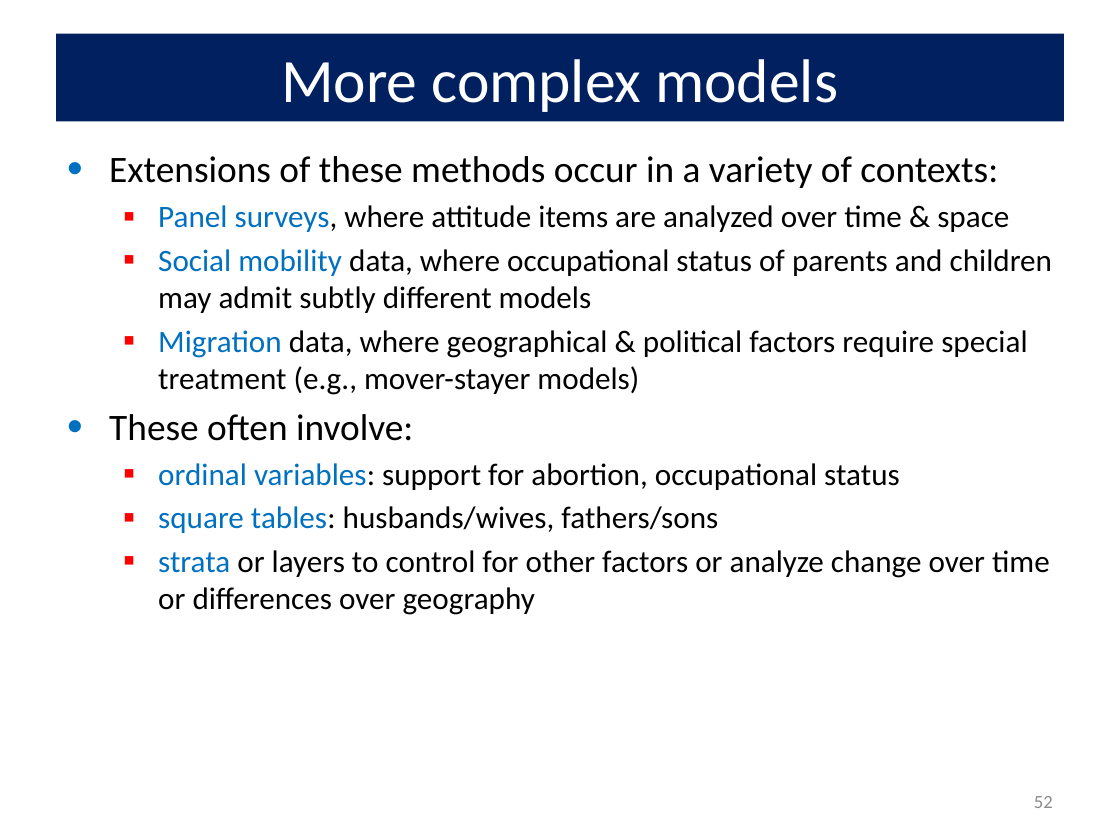
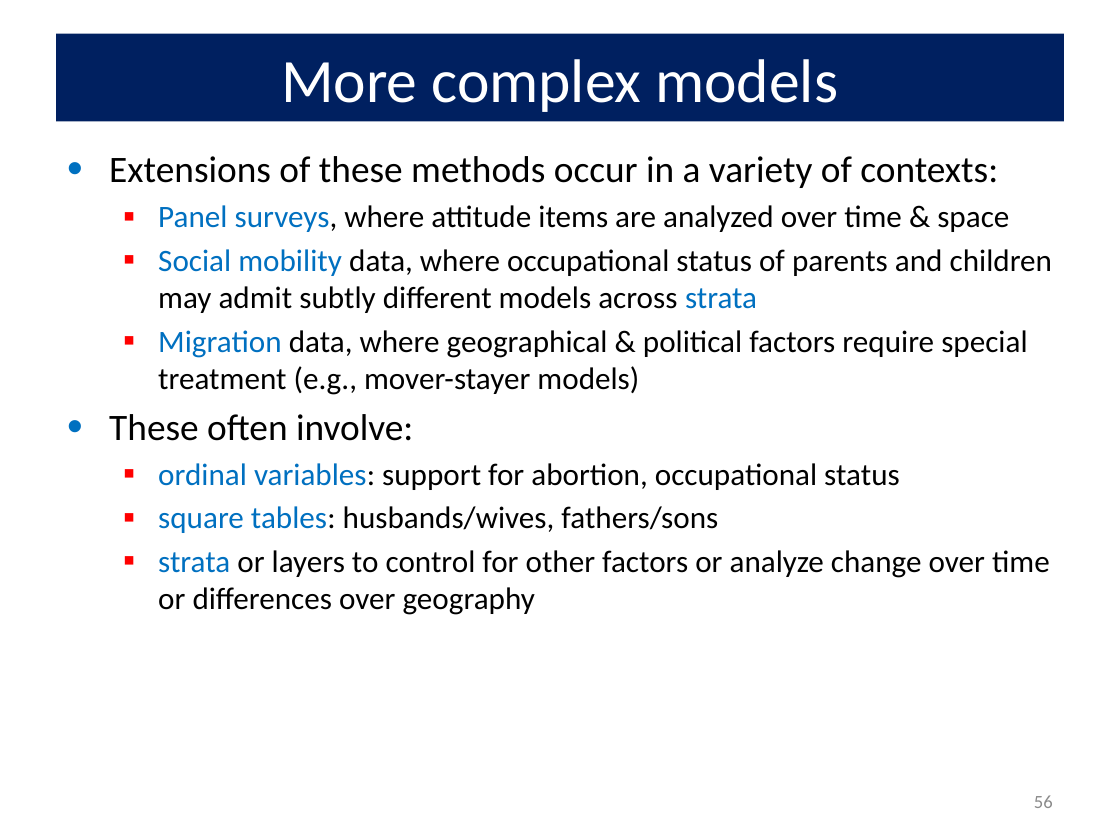
Before and after one commit to friendly/psy6136, a slide deck: slide 56 of lectures/08-Loglin2.pptx (slide 52 before the commit). Drawn at 1120x840 pixels with LibreOffice and Linux fonts; fonts in the diff are those of the drawing. Boxes give left, top, right and bottom in pixels: in the first picture for what was removed or moved away, otherwise in the second. Text is boxed around its words. In the diff, an @@ line names an element or a change of style, - is before the commit and + after.

```diff
--- a/lectures/08-Loglin2.pptx
+++ b/lectures/08-Loglin2.pptx
@@ text at (158,249,1052,313): text changed @@
-  ▪ Social mobility data, where occupational status of parents and children may admit subtly different models
+  ▪ Social mobility data, where occupational status of parents and children may admit subtly different models across strata
@@ page number at (1034,795,1053,808): text changed @@
-52
+56
```
Also in this commit, not shown: 1 other slide changed, 4 slides added, 3 other files.
